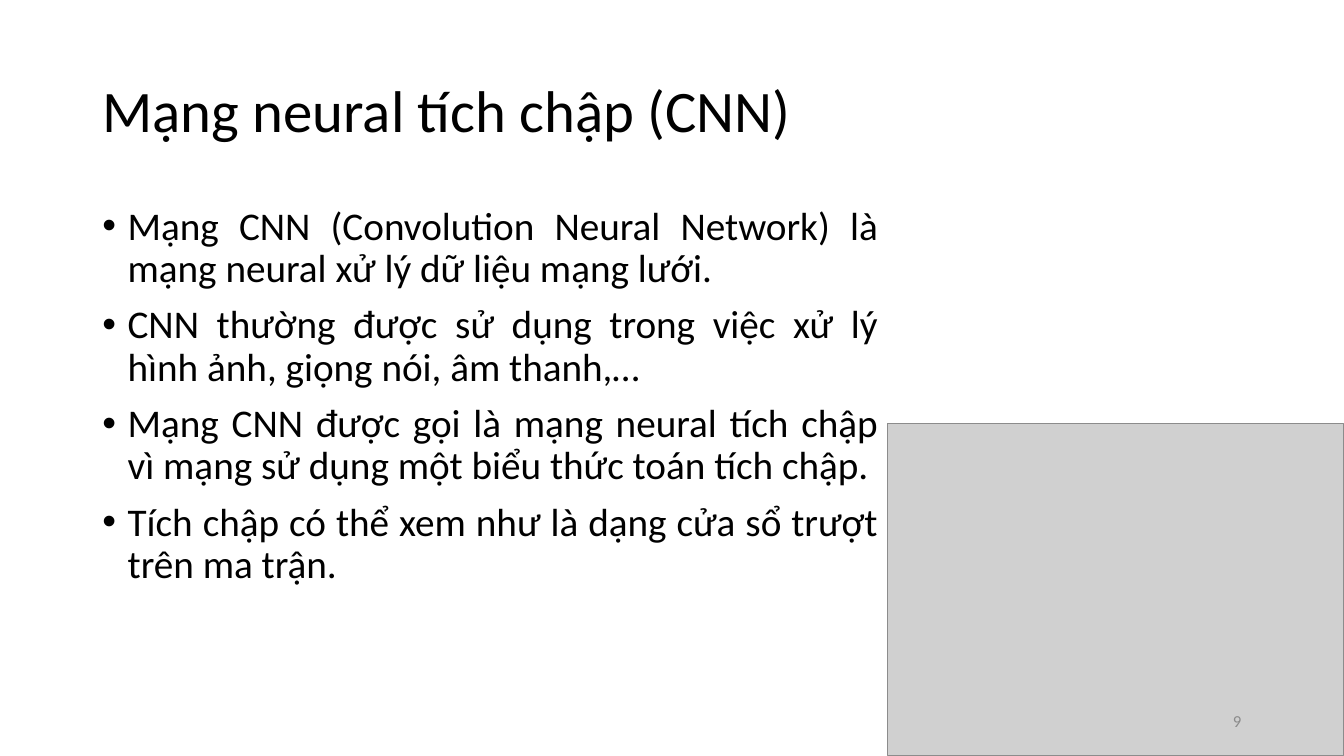
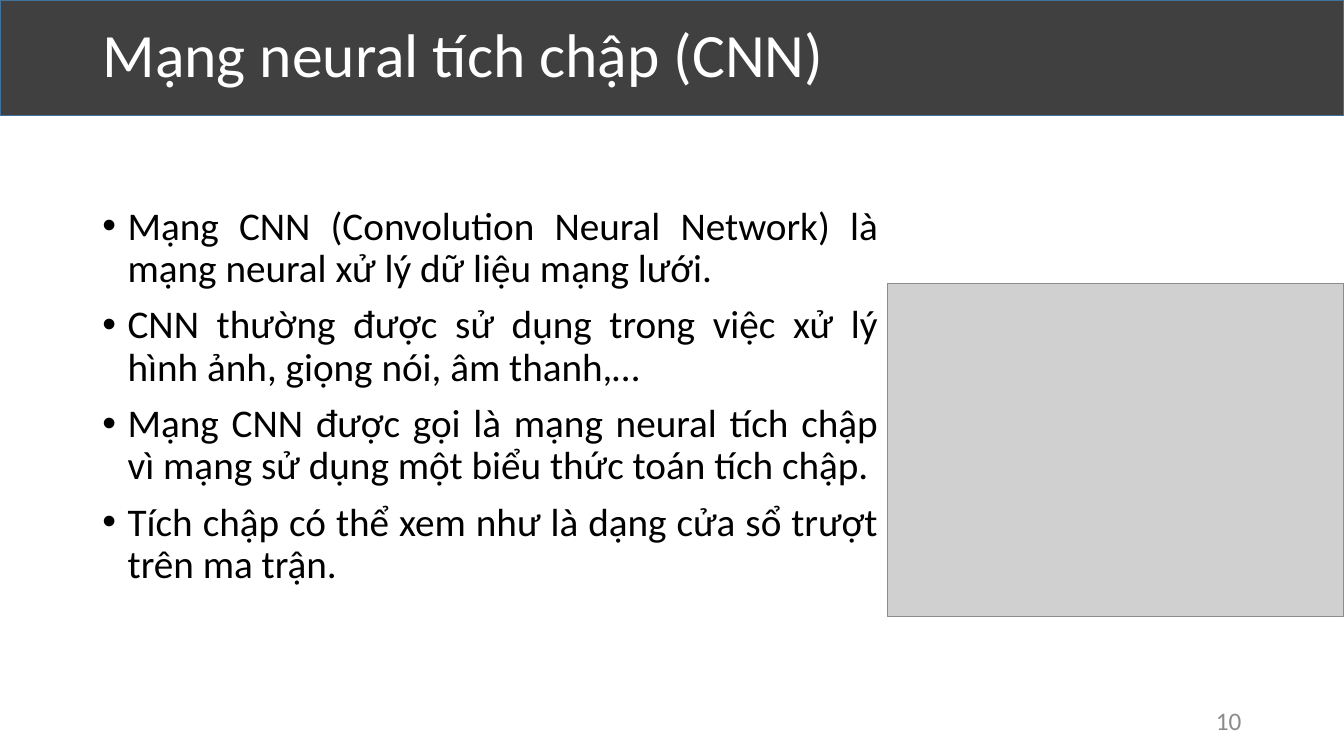
Before and after one commit to VolknerThanh/kltn_SentimentAnalysis, a slide deck: slide 10 of kltn-thuyết-trình.pptx (slide 9 before the commit). Drawn at 1344x756 pixels with LibreOffice and Linux fonts; fonts in the diff are those of the drawing; grey boxes stand for pictures. Boxes give left, top, right and bottom in pixels: in the first picture for what was removed or moved away, otherwise in the second. Text is boxed around its words. In the diff, an @@ line names an element or a change of style, - is before the commit and + after.

```diff
--- a/kltn-thuyết-trình.pptx
+++ b/kltn-thuyết-trình.pptx
@@ rectangle added at <box>0,0,1344,116</box>, fill #404040, outline #43739E 1 pt @@
@@ text "Mạng neural tích chập (CNN)": place and size @@
-text "Mạng neural tích chập (CNN)" at <box>102,89,791,142</box>
+text "Mạng neural tích chập (CNN)" at <box>102,32,824,88</box>
@@ text "Mạng neural tích chập (CNN)" at <box>102,32,824,88</box>: size 42 to 44 pt, text colour #000000 to #FFFFFF @@
@@ picture: place and size @@
-picture at <box>888,423,1344,756</box>
+picture at <box>888,283,1344,616</box>
@@ page number at <box>1216,714,1242,730</box>: text changed; size 12 to 18 pt @@
-9
+10
```
Also in this commit, not shown: 20 other slides changed, 10 slides added, 11 slides removed.
